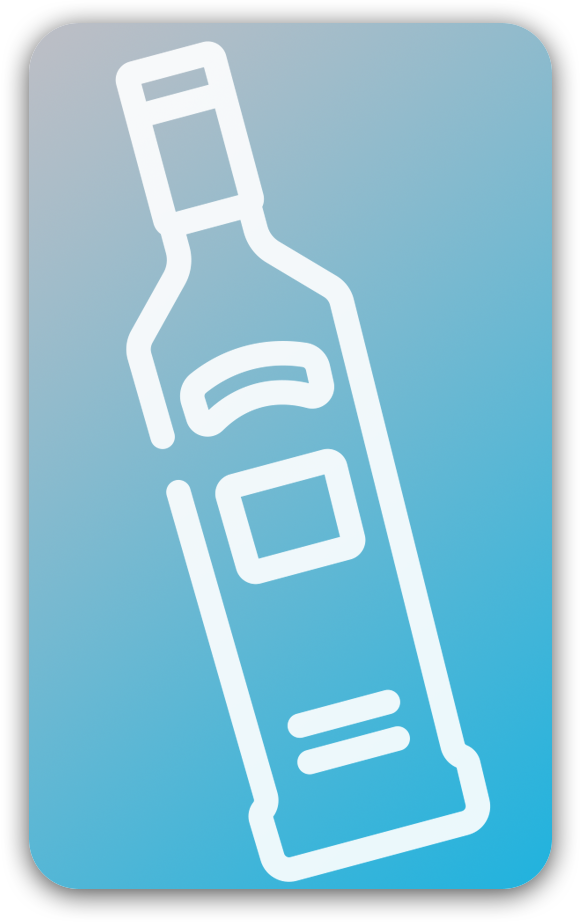
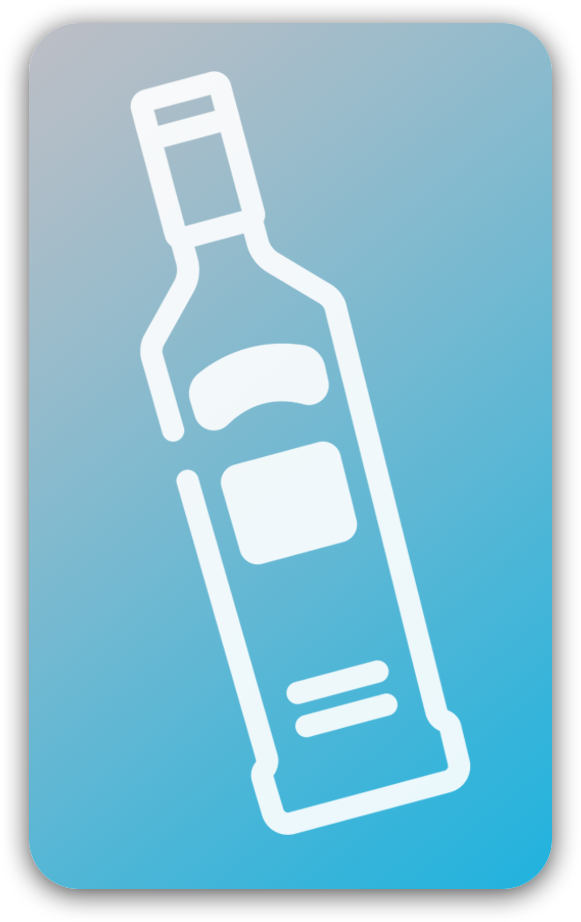
Layers edited between the first and the second 581×922 image:
renamed "vodka" to "Layer 3", opacity 90% → 100%, painted on it over [115, 41, 491, 882]
